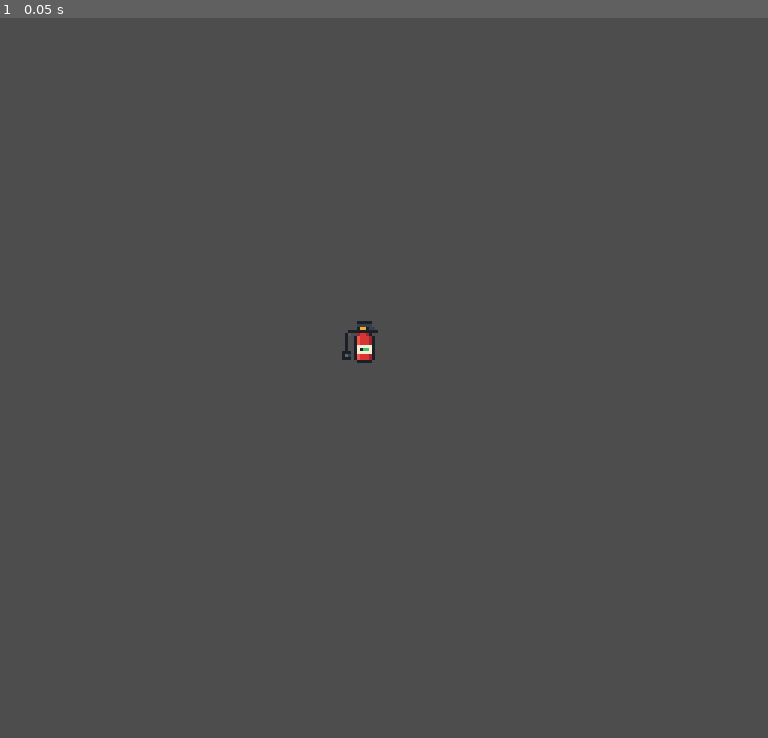
Above: before the commit, frame 1.
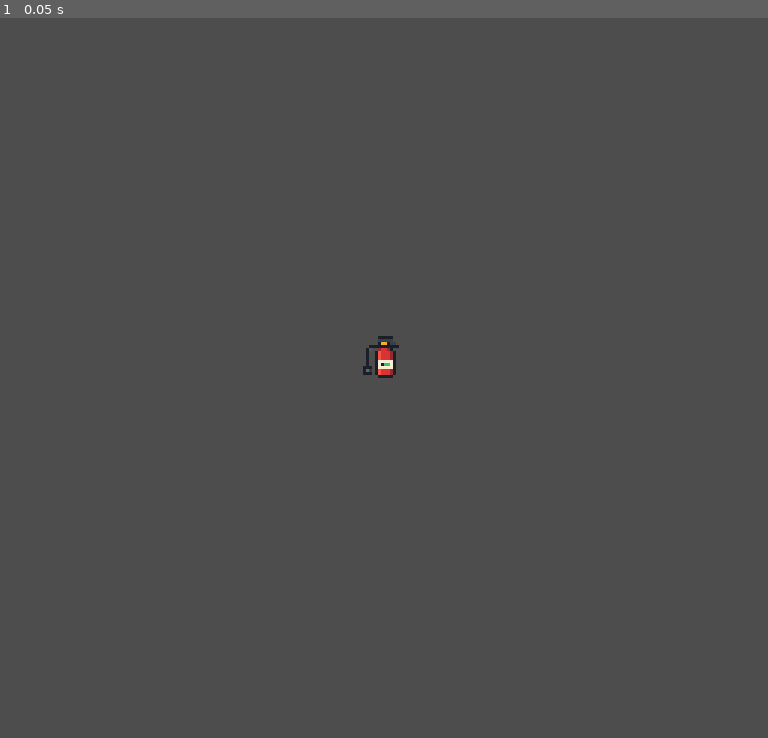
Above: after the commit, the same moment.

Repository: c0p3rnic034/Falto_Gente_Programacion_Concurrente
Game: Godot game, scene res://objeto_antifuego.tscn
The game is run twice, just before and just after one commit, with the same random seed, the same clock (stepped at 60 frames per second) and the same inputs. This scene is started directly instead of the project's main scene.
Inputs:
- Up to frame 1 (0.05 s): no input

The runs differ from the first frame. In frame 1, 0.3% of the frame differs, in the area x 44-52%, y 42-50%.

Commit message:
Ajuste de la interacción con Jugador

Diff:
--- a/skyHellGodot/character.tscn
+++ b/skyHellGodot/character.tscn
@@ -10,7 +10,6 @@
 script = ExtResource("1_pjt0s")
 
 [node name="CollisionShape2D" type="CollisionShape2D" parent="." unique_id=559188160]
-position = Vector2(117, 102)
 shape = SubResource("RectangleShape2D_3o6yo")
 
 [node name="Sprite2D" type="Sprite2D" parent="." unique_id=644754484]
--- a/skyHellGodot/objeto_antifuego.gd
+++ b/skyHellGodot/objeto_antifuego.gd
@@ -65,16 +65,18 @@
 		return
 	if jugador.has_method("recolectar_extintor_escenario"):
 		jugador.recolectar_extintor_escenario(self)
+		print("Cargas del jugador: ", jugador.getCargasExtintor())
 		if cargas == 0:
 			setRecolectado(true)
+			$Area2D.set_deferred("monitoring", false)
 			hide()
 
 
 func _on_area_2d_body_entered(body: Node2D) -> void:
+	print("Se detectó colisión con: ",body.name)
 	if body is Jugador:
 		print("¡Extintor encontrado!")
 		alInteractuar(body)
-
 
 #FUNCIÓN PARA PROBAR LOS CAMBIOS DEL EXTINTOR CON EL TECLADO (USANDO BARRA ESPACIADORA)
 #func _unhandled_key_input(event: InputEvent) -> void:
--- a/skyHellGodot/objeto_antifuego.tscn
+++ b/skyHellGodot/objeto_antifuego.tscn
@@ -7,7 +7,7 @@
 size = Vector2(12, 16)
 
 [node name="ObjetoAntifuego" type="Node2D" unique_id=1003083688]
-position = Vector2(120, 108)
+position = Vector2(127, 113)
 script = ExtResource("1_i0j4t")
 
 [node name="Sprite2D" type="Sprite2D" parent="." unique_id=1340296501]
